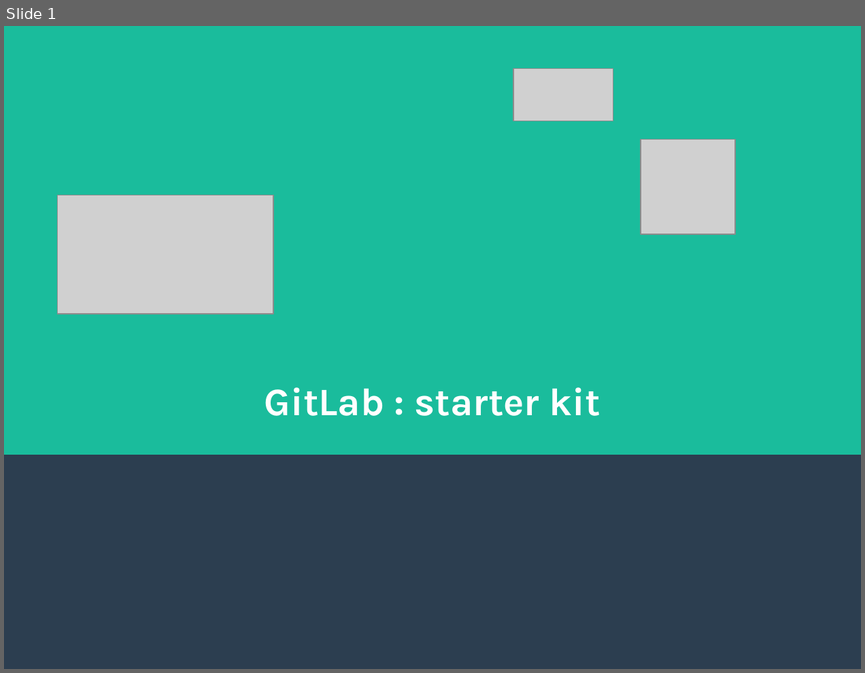
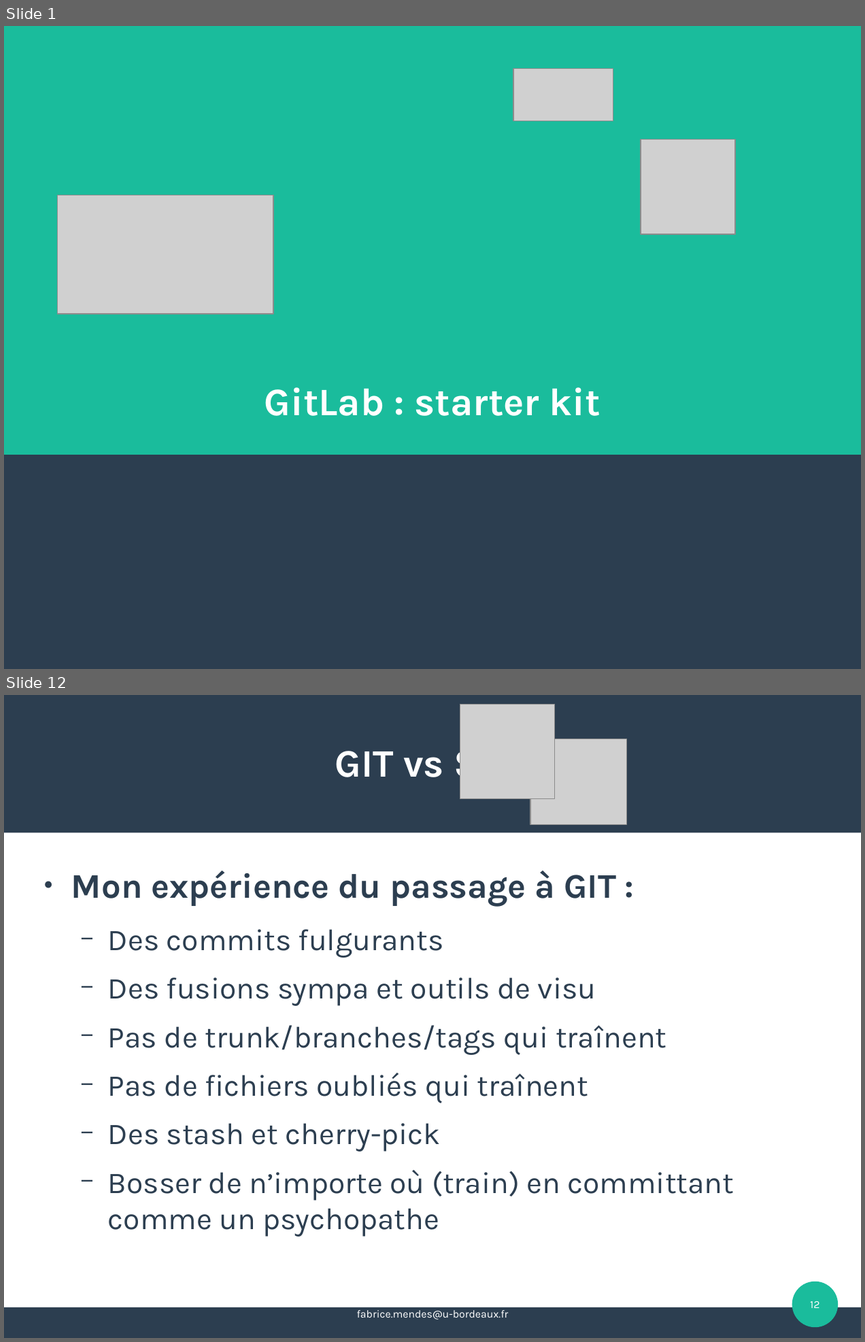
Before and after one commit to FAbOnGitHub/IntroductionGitLab, a slide deck: 20181008_initiation_GitLab_FM.odp. Shown one above the other, each under a label of ours: slide 1 before the commit, slides 1 and 12 after it; the slides between them are not shown. The pictures are 865x673 and 865x1342 pixels, drawn with LibreOffice and Linux fonts; fonts in the diff are those of the drawing; grey boxes stand for pictures; background and template pictures are left out. Boxes give left, top, right and bottom in pixels: in the first picture for what was removed or moved away, otherwise in the second. Text is boxed around its words. In the diff, an @@ line names an element or a change of style, - is before the commit and + after.

```diff
--- a/20181008_initiation_GitLab_FM.odp
+++ b/20181008_initiation_GitLab_FM.odp
@@ slide 12 added at <box>4,695,861,1338</box>, background #FFFFFF @@
@@ rectangle added at <box>4,695,861,832</box>, fill #2C3E50 @@
@@ picture added at <box>460,705,555,799</box> @@
@@ title added at <box>334,742,530,786</box>, 36 pt, text #FFFFFF, bold @@
+GIT vs SVN
@@ picture added at <box>530,739,627,825</box> @@
@@ text added at <box>71,870,734,1236</box>, 28 pt, text #2C3E50 @@
+● Mon expérience du passage à GIT :
+  − Des commits fulgurants
+  − Des fusions sympa et outils de visu
+  − Pas de trunk/branches/tags qui traînent
+  − Pas de fichiers oubliés qui traînent
+  − Des stash et cherry-pick
+  − Bosser de n’importe où (train) en committant comme un psychopathe
@@ ellipse added at <box>792,1281,838,1327</box>, fill #1ABC9C @@
@@ page number added at <box>810,1301,819,1308</box>, 10 pt, text #FFFFFF @@
+12
@@ rectangle added at <box>4,1307,861,1337</box>, fill #2C3E50 @@
@@ text added at <box>357,1310,509,1319</box>, 10 pt, text #FFFFFF @@
+fabrice.mendes@u-bordeaux.fr
```
Also in this commit, not shown: 10 slides changed, 5 other slides added, 3 slides removed.
